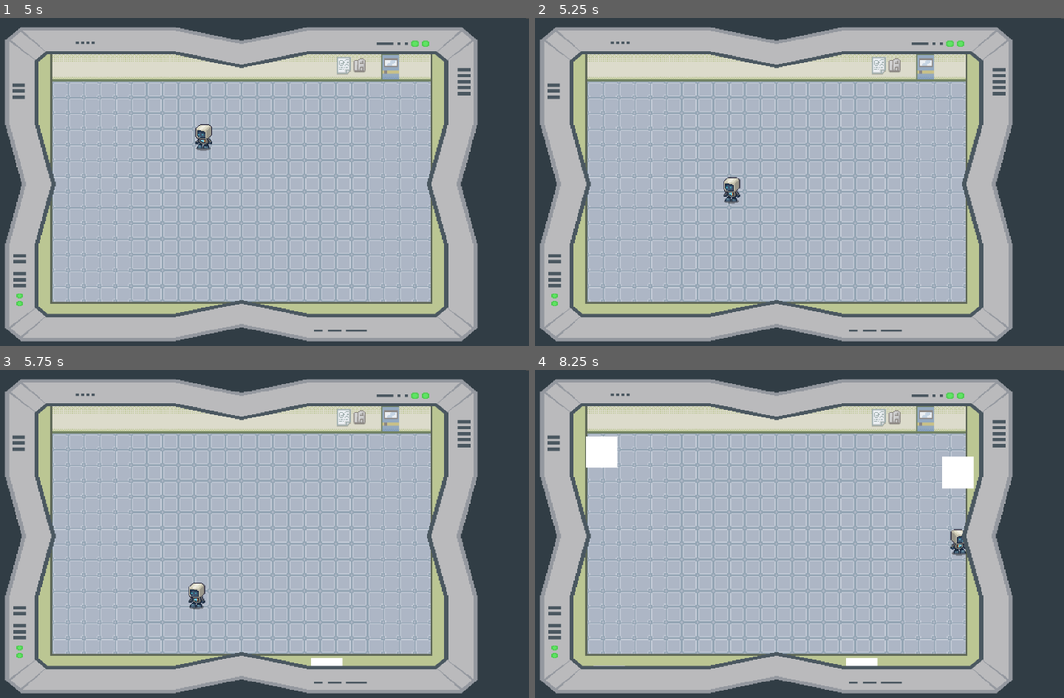
Above: before the commit, frames 1-4 (two rows, left to right).
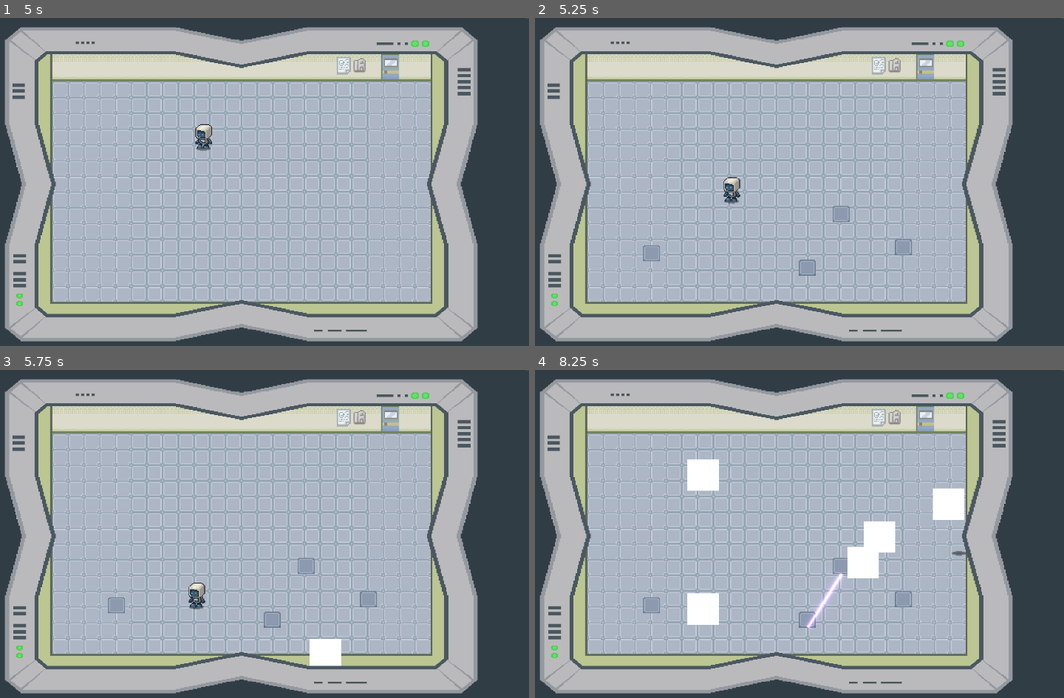
Above: after the commit, the same moments.

Repository: MaulIshak/gamedev-tv
Game: Godot game, scene res://scenes/gameplay.tscn
Two runs of this game, one before a commit and one after it. Both use one fixed random seed, a clock stepped at 60 frames per second and the inputs below.
Inputs:
- Up to frame 1 (5 s): tap Enter at 0.5 s; hold D (move_right) 0.53-1.28 s; tap Shift (dash) every 0.75 s from 0.6 to 4.35 s; hold S (move_down) 1.28-2.03 s; hold D (move_right) 2.03-2.78 s; tap Space at 2.75 s; hold W (move_up) 2.78-3.53 s; hold A (move_left) from 3.53 s (still down)
- Up to frame 2 (5.25 s): release A (move_left) at 5.03 s; hold S (move_down) from 5.03 s (still down); tap Shift (dash) at 5.1 s
- Up to frame 3 (5.75 s): keep holding S (move_down)
- Up to frame 4 (8.25 s): release S (move_down) at 5.78 s; hold D (move_right) 5.78-6.53 s; tap Shift (dash) every 0.75 s from 5.85 to 8.1 s; hold W (move_up) 6.53-7.28 s; hold D (move_right) 7.28-8.03 s; hold S (move_down) from 8.03 s (still down)

Frame 1 is identical in both runs. In frame 2, 0.5% of the frame differs, in the area x 20-72%, y 57-79%; in frame 3, 0.8%; in frame 4, 4.9%, in the area x 9-83%, y 20-91%.

Commit message:
Fix: area 2d error

Diff:
--- a/scenes/gameplay.tscn
+++ b/scenes/gameplay.tscn
@@ -71,6 +71,11 @@
 physics_layer_0/collision_layer = 1
 sources/0 = SubResource("TileSetAtlasSource_l1v76")
 
+[sub_resource type="NavigationPolygon" id="NavigationPolygon_e124b"]
+vertices = PackedVector2Array(446, 246, 58.320313, 246, 65.67969, 18, 446, 18)
+polygons = Array[PackedInt32Array]([PackedInt32Array(0, 1, 2, 3)])
+outlines = Array[PackedVector2Array]([PackedVector2Array(56, 8, 456, 8, 456, 256, 48, 256)])
+
 [node name="Gameplay" type="Node2D" unique_id=2043017776]
 
 [node name="HUD" type="CanvasLayer" parent="." unique_id=369524758]
@@ -112,8 +117,9 @@
 offset_bottom = 192.0
 mouse_filter = 2
 
-[node name="spawner" parent="." unique_id=1893859270 node_paths=PackedStringArray("turret_parent", "tile_map", "enemy_spawn_area", "enemy_parent", "enemy_movement_target") instance=ExtResource("2_o412h")]
+[node name="spawner" parent="." unique_id=1893859270 node_paths=PackedStringArray("turret_spawn_area", "turret_parent", "tile_map", "enemy_spawn_area", "enemy_parent", "enemy_movement_target") instance=ExtResource("2_o412h")]
 script = ExtResource("4_din8e")
+turret_spawn_area = NodePath("../turrets/turret_spawn_area")
 turret_scene = ExtResource("3_l1v76")
 turret_parent = NodePath("../turrets/turret_spawn")
 turret_max_count = 4
@@ -169,3 +175,7 @@
 position = Vector2(3, 38.25)
 scale = Vector2(1.0714285, 0.86820656)
 texture = ExtResource("8_e124b")
+
+[node name="NavigationRegion2D" type="NavigationRegion2D" parent="." unique_id=301168954]
+position = Vector2(-256, -88)
+navigation_polygon = SubResource("NavigationPolygon_e124b")
--- a/scenes/turret.tscn
+++ b/scenes/turret.tscn
@@ -1,13 +1,23 @@
 [gd_scene format=3 uid="uid://brogfft4bj7ib"]
 
-[ext_resource type="Script" uid="uid://dgmpkm1jhao51" path="res://scripts/turret.gd" id="1_el7wl"]
 [ext_resource type="Texture2D" uid="uid://d1s4wlu0nmrol" path="res://assets/sprites/turret_connect.png" id="1_x3mc5"]
 [ext_resource type="Texture2D" uid="uid://cesfvyvrpu0ju" path="res://assets/sprites/Clip.png" id="2_485p4"]
 [ext_resource type="Script" uid="uid://cqh7c2wj1dfd3" path="res://scripts/turret.gd" id="2_turret"]
 
+[sub_resource type="RectangleShape2D" id="RectangleShape2D_485p4"]
+size = Vector2(18, 25)
+
 [node name="Turret" type="Node2D" unique_id=269074348]
+y_sort_enabled = true
 script = ExtResource("2_turret")
-y_sort_enabled = true
+
+[node name="Area2D" type="Area2D" parent="." unique_id=1991603879]
+collision_layer = 8
+collision_mask = 2
+
+[node name="CollisionShape2D" type="CollisionShape2D" parent="Area2D" unique_id=402206931]
+position = Vector2(-1, -13.5)
+shape = SubResource("RectangleShape2D_485p4")
 
 [node name="Mask" type="Sprite2D" parent="." unique_id=1849229766]
 clip_children = 1
Not shown: 1 places in scenes/gameplay.tscn that only renumber resources
